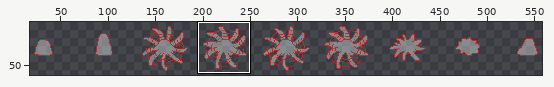
Sprite sheet -- eidolon_00/eidolon_00_attack.png. The picture above shows the old version from afar; the outline marks the close-up.
Close-up. Before the commit:
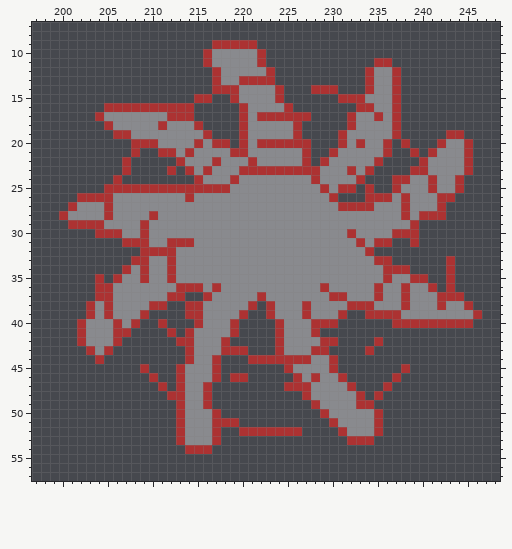
The file is 576x64 pixels. Shown: x 197..248, y 7..57. The wide view leaves out empty margins. The commit also changed other parts of the picture, which this record leaves out.
After:
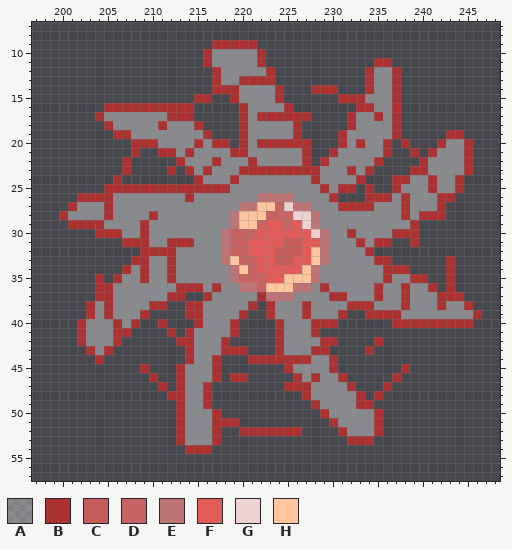
Palette (. is transparent): A #ffffff5c  B #ac3232  C #c55b5b  D #c76363  E #bf7575  F #e35c5c  G #eed2d2  H #ffc59f
What changed:
y 26: x 222..225 AAAA -> EEEE
y 27: x 220..227 AAAAAAAA -> EEHHDGEE
y 28: x 219..228 AAAAAAAAAA -> EHHHDDDGGE
y 29: x 219..228 AAAAAAAAAA -> EHHDFFDFGE
y 30: x 218..229 AAAAAAAAAAAA -> EDDDFFFFFFGE
y 31: x 218..229 AAAAAAAAAAAA -> EDDFFFFCCFFE
y 32: x 218..229 AAAAAAAAAAAA -> EDDFFFCCCFHE
y 33: x 218..229 AAAAAAAAAAAA -> EHDDFFCCFFHE
y 34: x 219..228 AAAAAAAAAA -> EHDFFFFFHE
y 35: x 219..228 AAAAAAAAAA -> EDDDFFHHHE
y 36: x 220..227 AAAAAAAA -> EEDHHHEE
y 37: x 223..225 AAA -> EEE
